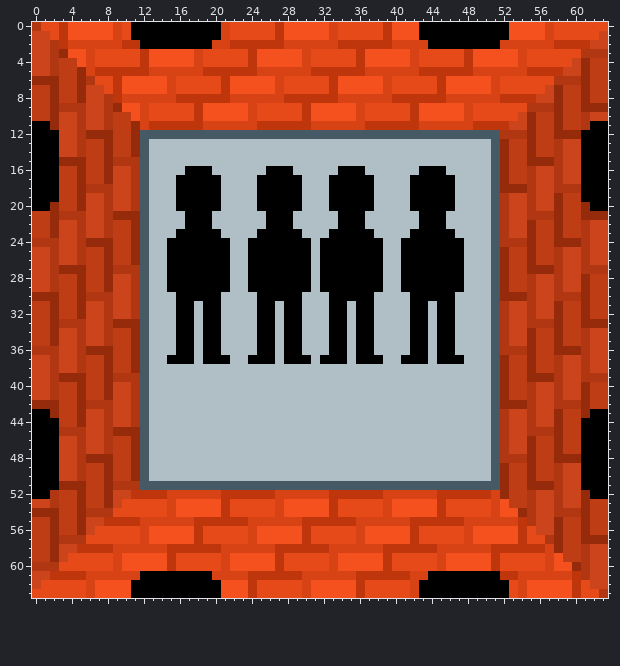
Two versions of one pixel-art sprite, img/buildings/robot_factory.png. The first picture shows the starting point.
The file is 64x64 pixels.
Now the later version:
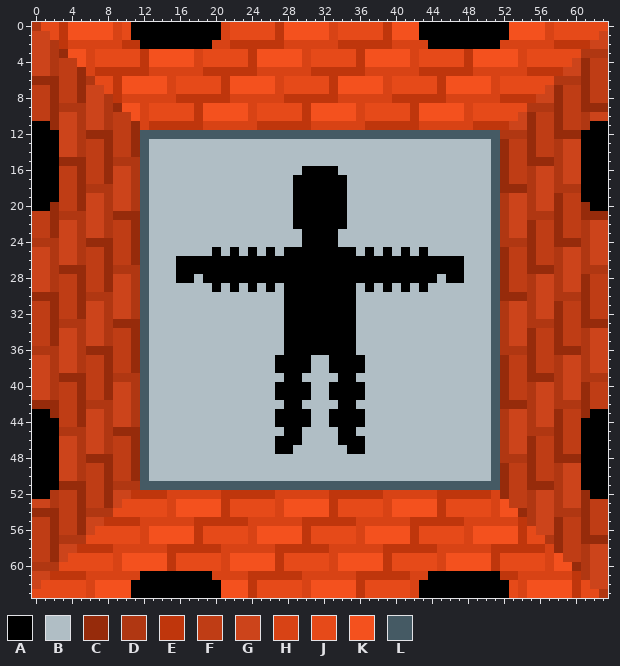
Palette (. is transparent): A #000000  B #b0bec5  C #962b0b  D #b03712  E #bf360c  F #bf3d15  G #cc441b  H #d84315  J #e64a19  K #f4511e  L #455a64
Change:
@@ x 13..49 @@
 15 BBBBBBBBBBBBBBBBBBBBBBBBBBBBBBBBBBBBB
-16 BBBBAAABBBBBBAAABBBBBAAABBBBBBAAABBBB
-17 BBBAAAAABBBBAAAAABBBAAAAABBBBAAAAABBB
-18 BBBAAAAABBBBAAAAABBBAAAAABBBBAAAAABBB
-19 BBBAAAAABBBBAAAAABBBAAAAABBBBAAAAABBB
-20 BBBAAAAABBBBAAAAABBBAAAAABBBBAAAAABBB
-21 BBBBAAABBBBBBAAABBBBBAAABBBBBBAAABBBB
-22 BBBBAAABBBBBBAAABBBBBAAABBBBBBAAABBBB
-23 BBBAAAAABBBBAAAAABBBAAAAABBBBAAAAABBB
-24 BBAAAAAAABBAAAAAAABAAAAAAABBAAAAAAABB
-25 BBAAAAAAABBAAAAAAABAAAAAAABBAAAAAAABB
-26 BBAAAAAAABBAAAAAAABAAAAAAABBAAAAAAABB
-27 BBAAAAAAABBAAAAAAABAAAAAAABBAAAAAAABB
-28 BBAAAAAAABBAAAAAAABAAAAAAABBAAAAAAABB
-29 BBAAAAAAABBAAAAAAABAAAAAAABBAAAAAAABB
-30 BBBAAAAABBBBAAAAABBBAAAAABBBBAAAAABBB
-31 BBBAABAABBBBAABAABBBAABAABBBBAABAABBB
-32 BBBAABAABBBBAABAABBBAABAABBBBAABAABBB
-33 BBBAABAABBBBAABAABBBAABAABBBBAABAABBB
-34 BBBAABAABBBBAABAABBBAABAABBBBAABAABBB
-35 BBBAABAABBBBAABAABBBAABAABBBBAABAABBB
-36 BBBAABAABBBBAABAABBBAABAABBBBAABAABBB
-37 BBAAABAAABBAAABAAABAAABAAABBAAABAAABB
-38 BBBBBBBBBBBBBBBBBBBBBBBBBBBBBBBBBBBBB
-39 BBBBBBBBBBBBBBBBBBBBBBBBBBBBBBBBBBBBB
-40 BBBBBBBBBBBBBBBBBBBBBBBBBBBBBBBBBBBBB
-41 BBBBBBBBBBBBBBBBBBBBBBBBBBBBBBBBBBBBB
-42 BBBBBBBBBBBBBBBBBBBBBBBBBBBBBBBBBBBBB
-43 BBBBBBBBBBBBBBBBBBBBBBBBBBBBBBBBBBBBB
-44 BBBBBBBBBBBBBBBBBBBBBBBBBBBBBBBBBBBBB
-45 BBBBBBBBBBBBBBBBBBBBBBBBBBBBBBBBBBBBB
-46 BBBBBBBBBBBBBBBBBBBBBBBBBBBBBBBBBBBBB
-47 BBBBBBBBBBBBBBBBBBBBBBBBBBBBBBBBBBBBB
+16 BBBBBBBBBBBBBBBBBAAAABBBBBBBBBBBBBBBB
+17 BBBBBBBBBBBBBBBBAAAAAABBBBBBBBBBBBBBB
+18 BBBBBBBBBBBBBBBBAAAAAABBBBBBBBBBBBBBB
+19 BBBBBBBBBBBBBBBBAAAAAABBBBBBBBBBBBBBB
+20 BBBBBBBBBBBBBBBBAAAAAABBBBBBBBBBBBBBB
+21 BBBBBBBBBBBBBBBBAAAAAABBBBBBBBBBBBBBB
+22 BBBBBBBBBBBBBBBBAAAAAABBBBBBBBBBBBBBB
+23 BBBBBBBBBBBBBBBBBAAAABBBBBBBBBBBBBBBB
+24 BBBBBBBBBBBBBBBBBAAAABBBBBBBBBBBBBBBB
+25 BBBBBBBABABABABAAAAAAAABABABABABBBBBB
+26 BBBAAAAAAAAAAAAAAAAAAAAAAAAAAAAAAAABB
+27 BBBAAAAAAAAAAAAAAAAAAAAAAAAAAAAAAAABB
+28 BBBAABAAAAAAAAAAAAAAAAAAAAAAAAAABAABB
+29 BBBBBBBABABABABAAAAAAAABABABABABBBBBB
+30 BBBBBBBBBBBBBBBAAAAAAAABBBBBBBBBBBBBB
+31 BBBBBBBBBBBBBBBAAAAAAAABBBBBBBBBBBBBB
+32 BBBBBBBBBBBBBBBAAAAAAAABBBBBBBBBBBBBB
+33 BBBBBBBBBBBBBBBAAAAAAAABBBBBBBBBBBBBB
+34 BBBBBBBBBBBBBBBAAAAAAAABBBBBBBBBBBBBB
+35 BBBBBBBBBBBBBBBAAAAAAAABBBBBBBBBBBBBB
+36 BBBBBBBBBBBBBBBAAAAAAAABBBBBBBBBBBBBB
+37 BBBBBBBBBBBBBBAAAABBAAAABBBBBBBBBBBBB
+38 BBBBBBBBBBBBBBAAAABBAAAABBBBBBBBBBBBB
+39 BBBBBBBBBBBBBBBAABBBBAABBBBBBBBBBBBBB
+40 BBBBBBBBBBBBBBAAAABBAAAABBBBBBBBBBBBB
+41 BBBBBBBBBBBBBBAAAABBAAAABBBBBBBBBBBBB
+42 BBBBBBBBBBBBBBBAABBBBAABBBBBBBBBBBBBB
+43 BBBBBBBBBBBBBBAAAABBAAAABBBBBBBBBBBBB
+44 BBBBBBBBBBBBBBAAAABBAAAABBBBBBBBBBBBB
+45 BBBBBBBBBBBBBBBAABBBBAABBBBBBBBBBBBBB
+46 BBBBBBBBBBBBBBAAABBBBAAABBBBBBBBBBBBB
+47 BBBBBBBBBBBBBBAABBBBBBAABBBBBBBBBBBBB
 48 BBBBBBBBBBBBBBBBBBBBBBBBBBBBBBBBBBBBB
